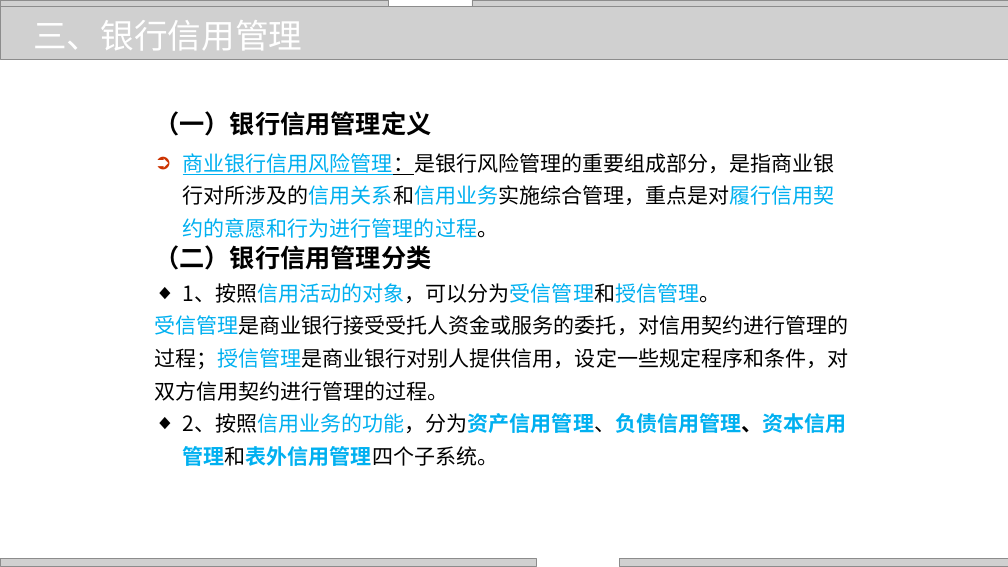
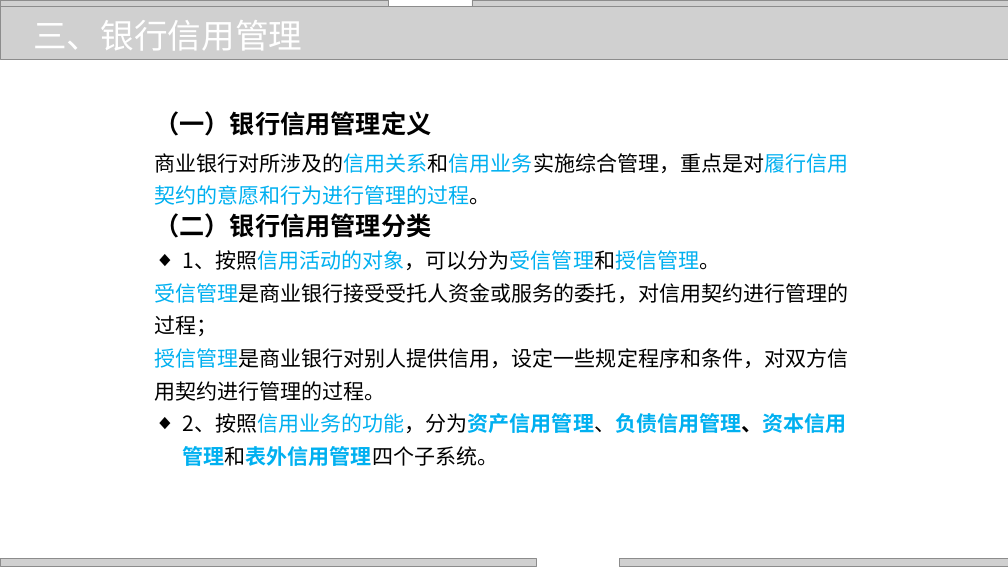
Before and after one commit to zhangjianzhang/internet_credit, a slide deck: slide 14 of files/slides/lecture_18.pptx. Drawn at 1008x567 pixels with LibreOffice and Linux fonts; fonts in the diff are those of the drawing; grey boxes stand for pictures; background and template pictures are left out. Boxes give left, top, right and bottom in pixels: in the first picture for what was removed or moved away, otherwise in the second. Text is boxed around its words. In the diff, an @@ line names an element or a change of style, - is before the commit and + after.

```diff
--- a/files/slides/lecture_18.pptx
+++ b/files/slides/lecture_18.pptx
@@ text at box(154, 153, 848, 205): text changed; text colour #000000 to #00B0F0 @@
-➲ 商业银行信用风险管理：是银行风险管理的重要组成部分，是指商业银行对所涉及的信用关系和信用业务实施综合管理，重点是对履行信用契约的意愿和行为进行管理的过程。
+商业银行对所涉及的信用关系和信用业务实施综合管理，重点是对履行信用契约的意愿和行为进行管理的过程。
@@ text at box(154, 283, 848, 401): text changed @@
-受信管理是商业银行接受受托人资金或服务的委托，对信用契约进行管理的过程；授信管理是商业银行对别人提供信用，设定一些规定程序和条件，对双方信用契约进行管理的过程。
+受信管理是商业银行接受受托人资金或服务的委托，对信用契约进行管理的过程；
+授信管理是商业银行对别人提供信用，设定一些规定程序和条件，对双方信用契约进行管理的过程。
```
Also in this commit, not shown: 7 other slides changed, 8 other files.
